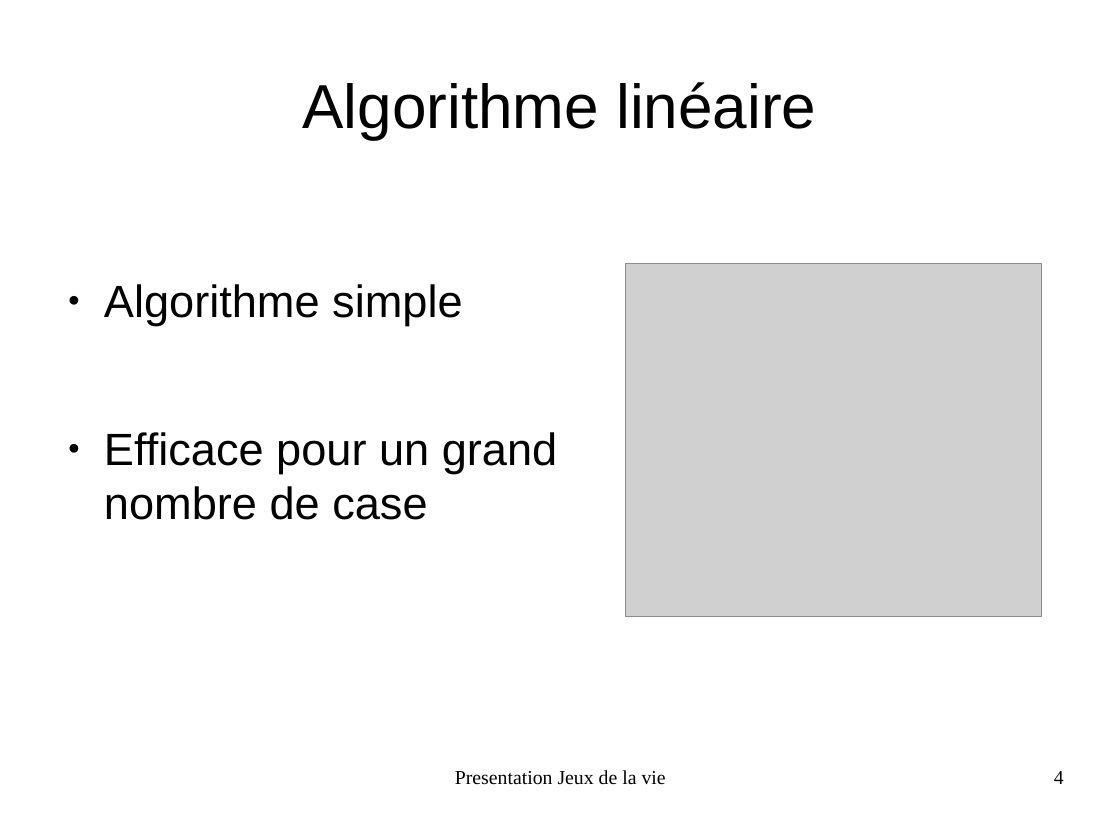
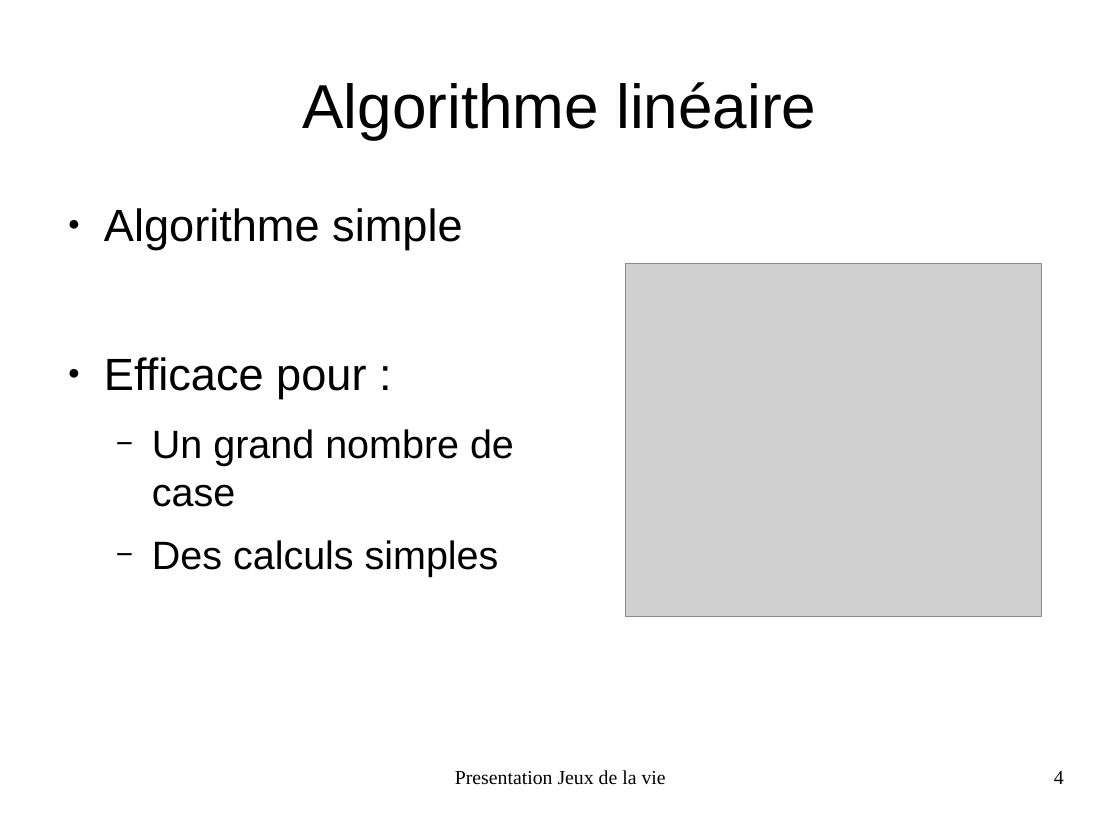
Before and after one commit to FabienInspiron/lifegame, a slide deck: slide 4 of Rapport/Presentation.odp. Drawn at 1120x840 pixels with LibreOffice and Linux fonts; fonts in the diff are those of the drawing; grey boxes stand for pictures. Boxes give left, top, right and bottom in pixels: in the first picture for what was removed or moved away, otherwise in the second. Text is boxed around its words. In the diff, an @@ line names an element or a change of style, - is before the commit and + after.

```diff
--- a/Rapport/Presentation.odp
+++ b/Rapport/Presentation.odp
@@ text "Algorithme simple": place and size @@
-text "Algorithme simple" at (104, 284, 557, 520)
+text "Algorithme simple" at (104, 208, 514, 577)
@@ text at (104, 357, 514, 577): text changed; size 32 to 28 pt @@
-● Efficace pour un grand nombre de case
+● Efficace pour :
+  − Un grand nombre de case
+  − Des calculs simples
```
Also in this commit, not shown: 9 other slides changed, 1 slide removed, 1 other file.
